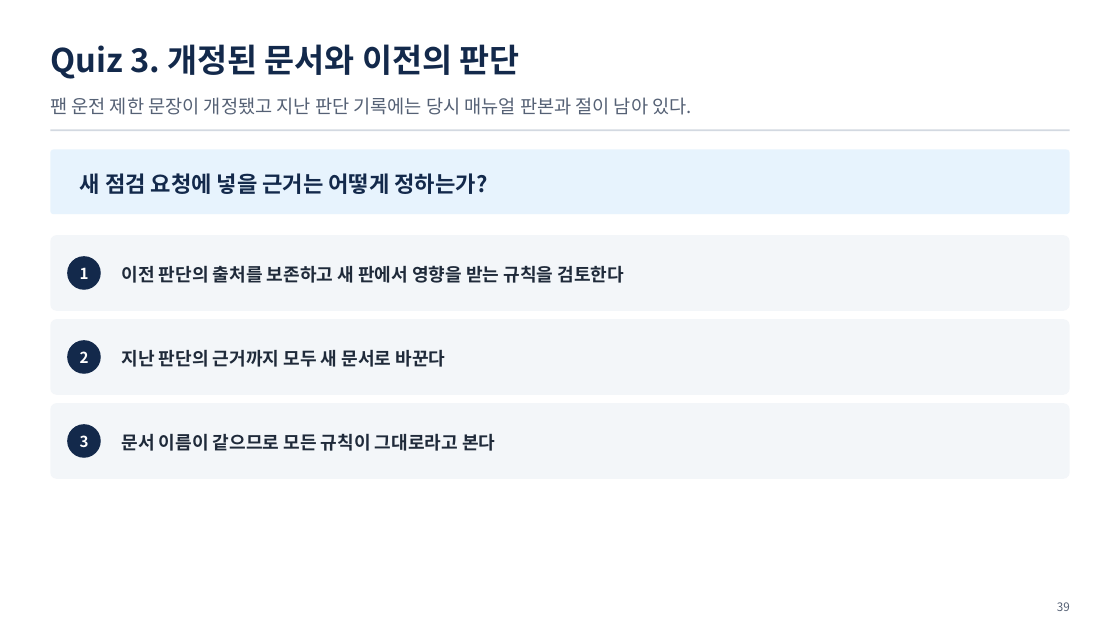
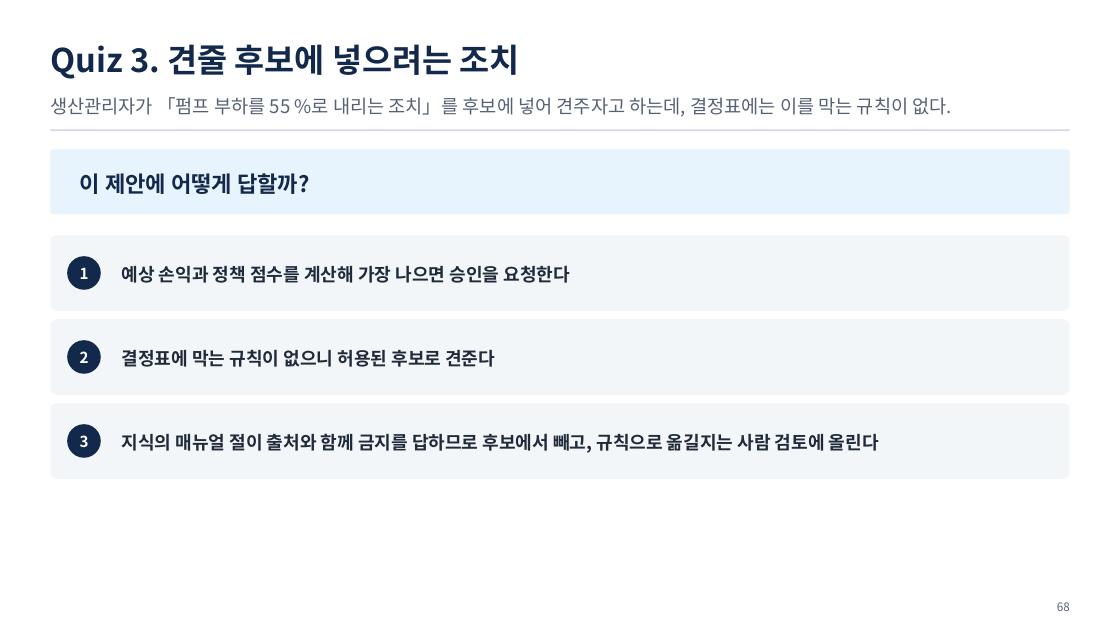
Before and after one commit to uengine-oss/hyd-iot-edu, a slide deck: slide 68 of workspace/강의제작/산출물/실전반/이론_오프라인/03회차/실전반_오프라인_03회차.pptx (slide 39 before the commit). Drawn at 1120x630 pixels with LibreOffice and Linux fonts; fonts in the diff are those of the drawing. Boxes give left, top, right and bottom in pixels: in the first picture for what was removed or moved away, otherwise in the second. Text is boxed around its words. In the diff, an @@ line names an element or a change of style, - is before the commit and + after.

```diff
--- a/workspace/강의제작/산출물/실전반/이론_오프라인/03회차/실전반_오프라인_03회차.pptx
+++ b/workspace/강의제작/산출물/실전반/이론_오프라인/03회차/실전반_오프라인_03회차.pptx
@@ text at bbox=[50, 44, 520, 79]: text changed @@
-Quiz 3. 개정된 문서와 이전의 판단
+Quiz 3. 견줄 후보에 넣으려는 조치
@@ text at bbox=[50, 97, 952, 117]: text changed @@
-팬 운전 제한 문장이 개정됐고 지난 판단 기록에는 당시 매뉴얼 판본과 절이 남아 있다.
+생산관리자가 「펌프 부하를 55 %로 내리는 조치」를 후보에 넣어 견주자고 하는데, 결정표에는 이를 막는 규칙이 없다.
@@ text at bbox=[80, 173, 309, 194]: text changed @@
-새 점검 요청에 넣을 근거는 어떻게 정하는가?
+이 제안에 어떻게 답할까?
@@ text at bbox=[122, 265, 571, 283]: text changed @@
-이전 판단의 출처를 보존하고 새 판에서 영향을 받는 규칙을 검토한다
+예상 손익과 정책 점수를 계산해 가장 나으면 승인을 요청한다
@@ text at bbox=[122, 349, 495, 367]: text changed @@
-지난 판단의 근거까지 모두 새 문서로 바꾼다
+결정표에 막는 규칙이 없으니 허용된 후보로 견준다
@@ text at bbox=[122, 433, 879, 453]: text changed @@
-문서 이름이 같으므로 모든 규칙이 그대로라고 본다
+지식의 매뉴얼 절이 출처와 함께 금지를 답하므로 후보에서 빼고, 규칙으로 옮길지는 사람 검토에 올린다
@@ text at bbox=[1057, 602, 1070, 611]: text changed @@
-39
+68
```
Also in this commit, not shown: 13 other slides changed, 54 slides added, 25 slides removed, 11 other files.
